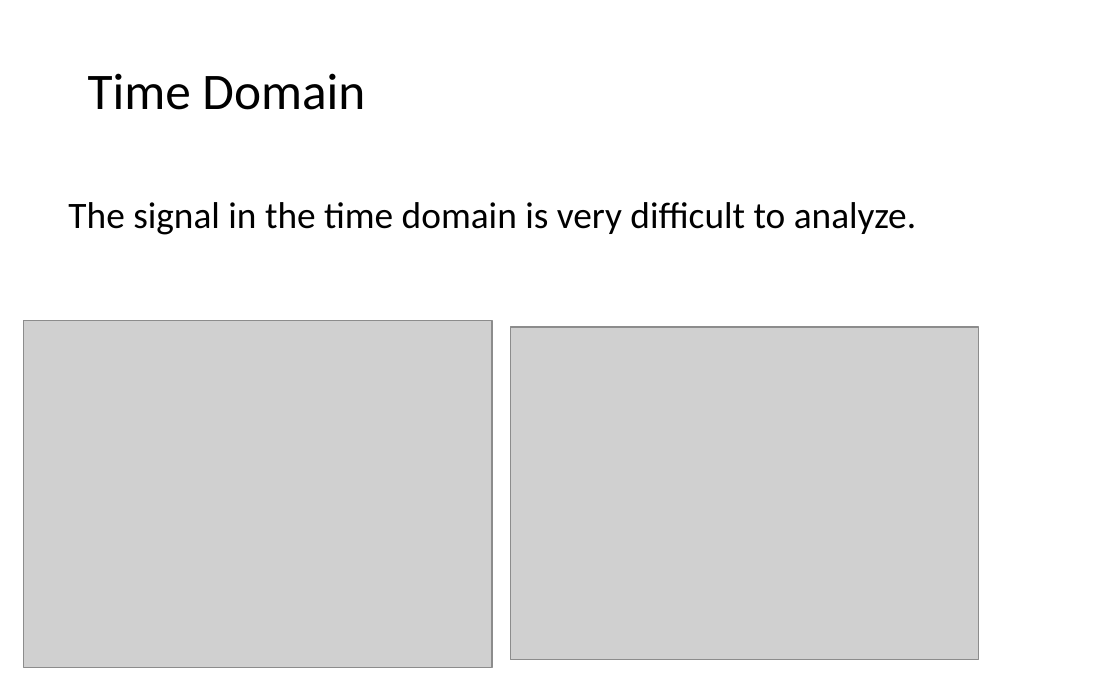
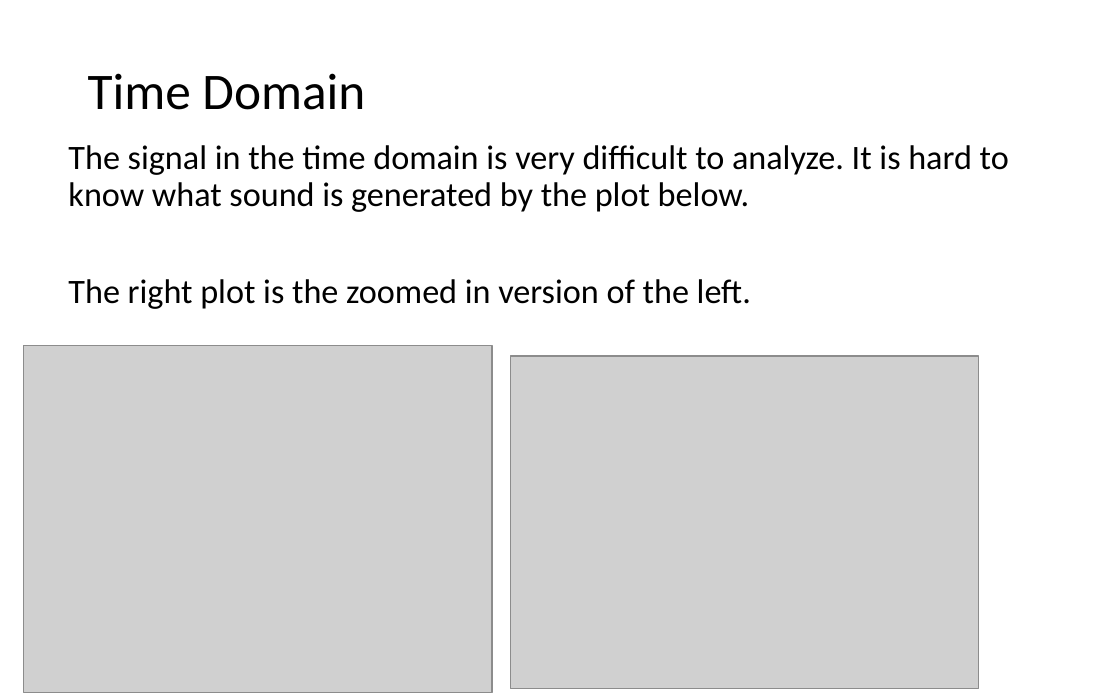
Before and after one commit to LongBaoNguyen/longbaonguyen.github.io, a slide deck: slide 18 of courses/apcsp/lect16.pptx (slide 16 before the commit). Drawn at 1120x700 pixels with LibreOffice and Linux fonts; fonts in the diff are those of the drawing; grey boxes stand for pictures; background and template pictures are left out. Boxes give left, top, right and bottom in pixels: in the first picture for what was removed or moved away, otherwise in the second. Text is boxed around its words. In the diff, an @@ line names an element or a change of style, - is before the commit and + after.

```diff
--- a/courses/apcsp/lect16.pptx
+++ b/courses/apcsp/lect16.pptx
@@ text at (68, 145, 1009, 309): text changed; size 24 to 22 pt @@
-The signal in the time domain is very difficult to analyze.
+The signal in the time domain is very difficult to analyze. It is hard to know what sound is generated by the plot below.
+The right plot is the zoomed in version of the left.
@@ picture: place and size @@
-picture at (24, 320, 492, 668)
+picture at (24, 345, 492, 692)
@@ picture: place and size @@
-picture at (510, 327, 978, 660)
+picture at (510, 356, 978, 689)
```
Also in this commit, not shown: 6 other slides changed, 3 slides added, 1 slide removed, 8 other files.
